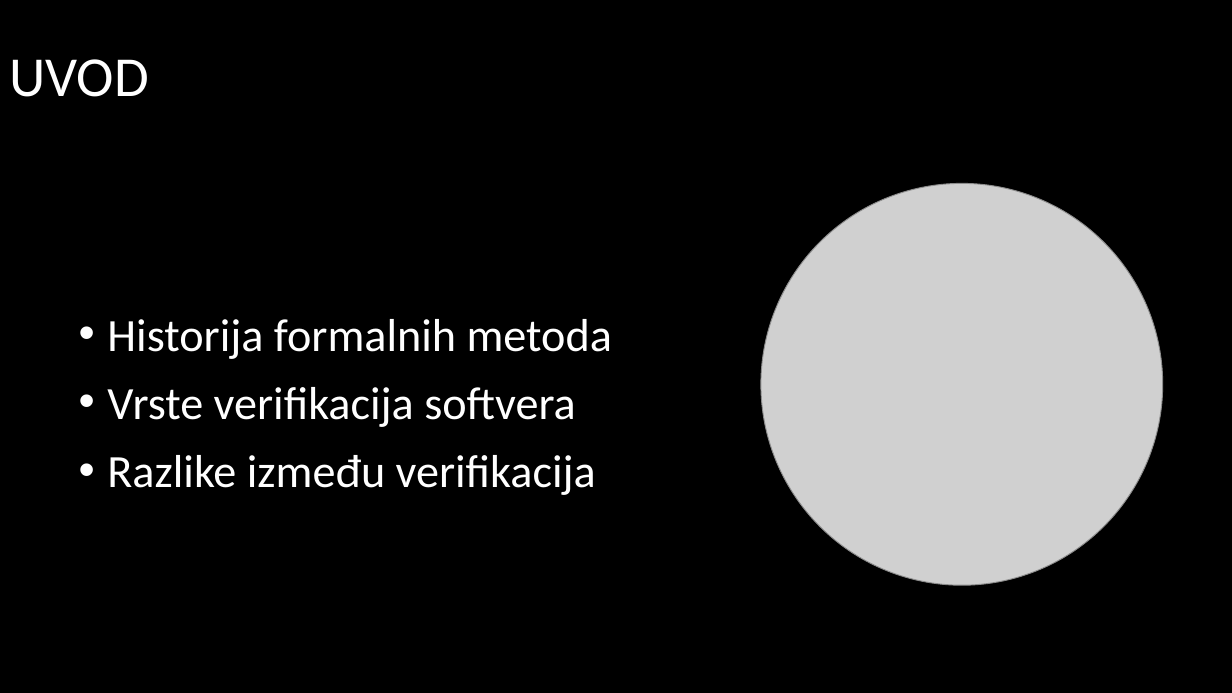
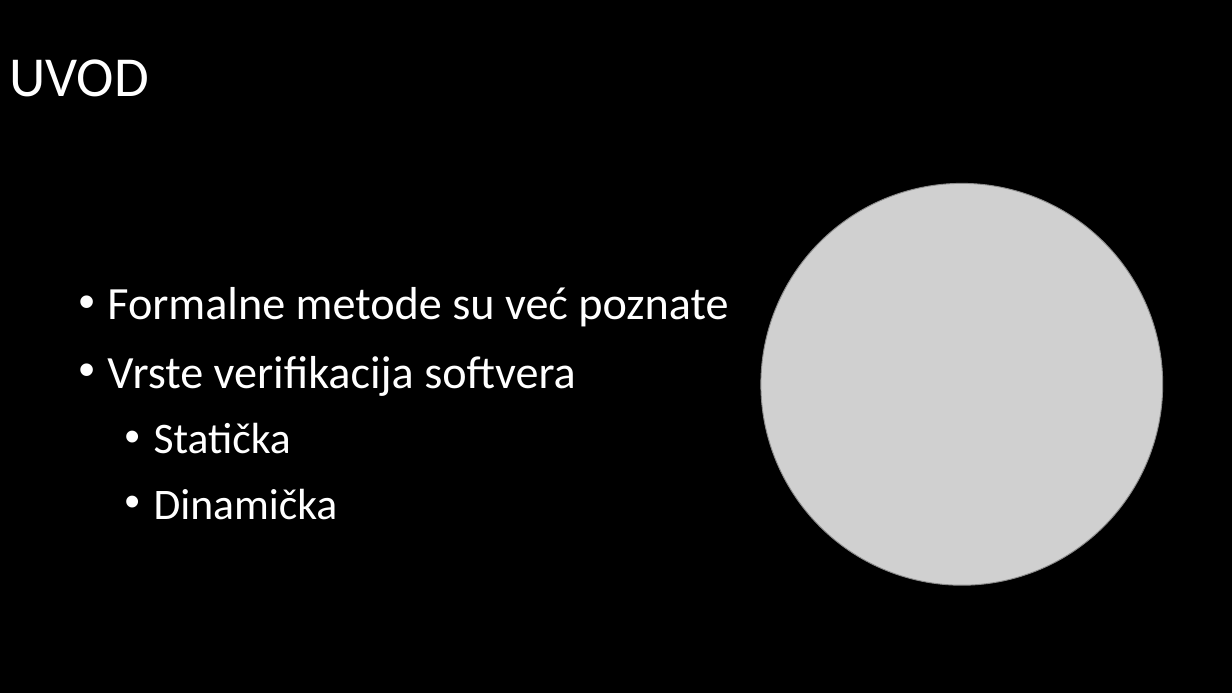
Before and after one commit to edin-3031/Diplomski_rad, a slide deck: slide 2 of Prezentacija/Dinamička verifikacija softvera - Prezentacija.pptx. Drawn at 1232x693 pixels with LibreOffice and Linux fonts; fonts in the diff are those of the drawing; grey boxes stand for pictures; background and template pictures are left out. Boxes give left, top, right and bottom in pixels: in the first picture for what was removed or moved away, otherwise in the second. Text is boxed around its words. In the diff, an @@ line names an element or a change of style, - is before the commit and + after.

```diff
--- a/Prezentacija/Dinamička verifikacija softvera - Prezentacija.pptx
+++ b/Prezentacija/Dinamička verifikacija softvera - Prezentacija.pptx
@@ text at bbox=[107, 287, 728, 327]: text changed @@
-• Historija formalnih metoda
+• Formalne metode su već poznate
@@ text at bbox=[154, 422, 338, 520]: text changed; size 36 to 34 pt @@
-• Razlike između verifikacija
+  • Statička
+  • Dinamička
```
Also in this commit, not shown: 3 other slides changed, 4 slides added, 3 slides removed.
